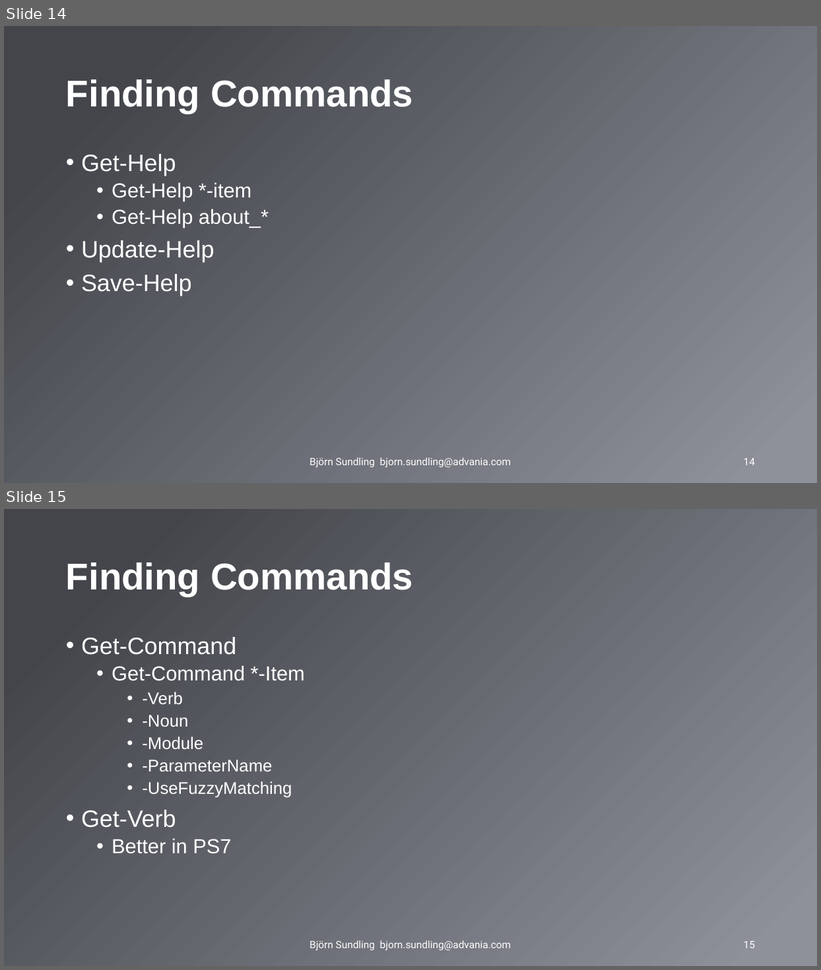
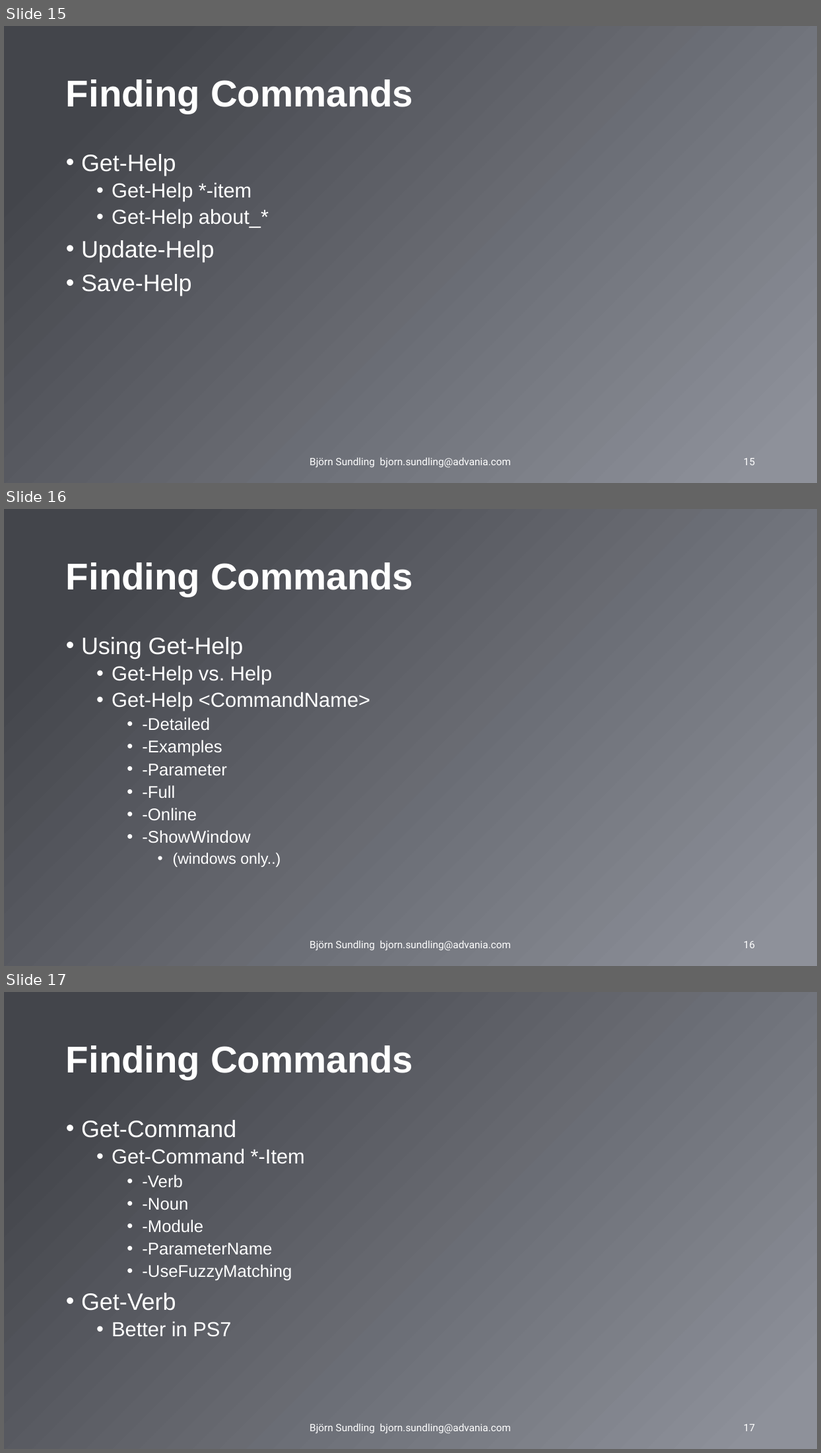
Before and after one commit to AdvaniaSE/PowerShellFundamentals, a slide deck: PowerShell Fundamentals.pptx. Shown one above the other, each under a label of ours: slides 14 and 15 before the commit, slides 15, 16 and 17 after it. The pictures are 821x970 and 821x1453 pixels, drawn with LibreOffice and Linux fonts; fonts in the diff are those of the drawing; background and template pictures are left out. Boxes give left, top, right and bottom in pixels: in the first picture for what was removed or moved away, otherwise in the second. Text is boxed around its words. In the diff, an @@ line names an element or a change of style, - is before the commit and + after.

```diff
--- a/PowerShell Fundamentals.pptx
+++ b/PowerShell Fundamentals.pptx
@@ slide 16 added at <box>4,509,817,966</box>, background gradient #43454B to #8E919A @@
@@ title added at <box>66,562,413,596</box>, 44 pt, text #FFFFFF, bold @@
+Finding Commands
@@ text added at <box>81,637,370,867</box>, 20 pt, text #FFFFFF @@
+• Using Get-Help
+  • Get-Help vs. Help
+  • Get-Help <CommandName>
+    • -Detailed
+    • -Examples
+    • -Parameter
+    • -Full
+    • -Online
+    • -ShowWindow
+      • (windows only..)
@@ text added at <box>310,941,511,951</box>, 12 pt, text #FFFFFF @@
+Björn Sundling bjorn.sundling@advania.com
@@ page number added at <box>744,941,755,949</box>, 12 pt, text #FFFFFF @@
+16
@@ what was slide 14 is now slide 15 @@
@@ page number at <box>744,458,755,466</box>: text changed @@
-14
+15
@@ what was slide 15 is now slide 17 @@
@@ page number at <box>744,1424,755,1432</box>: text changed @@
-15
+17
```
Also in this commit, not shown: 5 slides changed, 3 other slides added.
